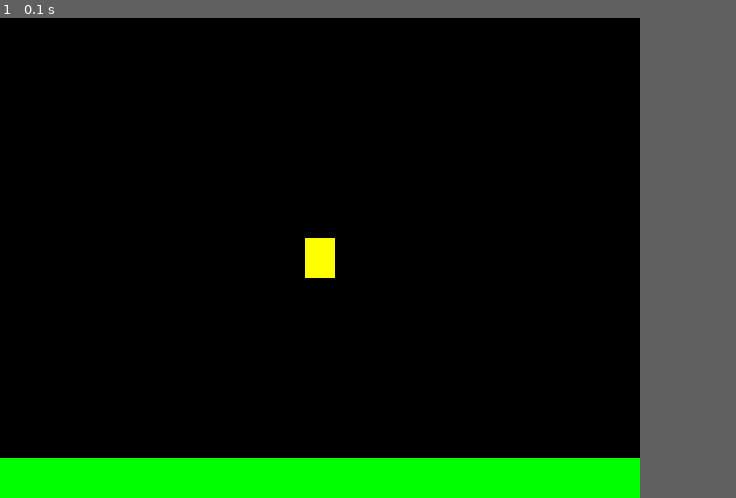
Above: before the commit, frame 1.
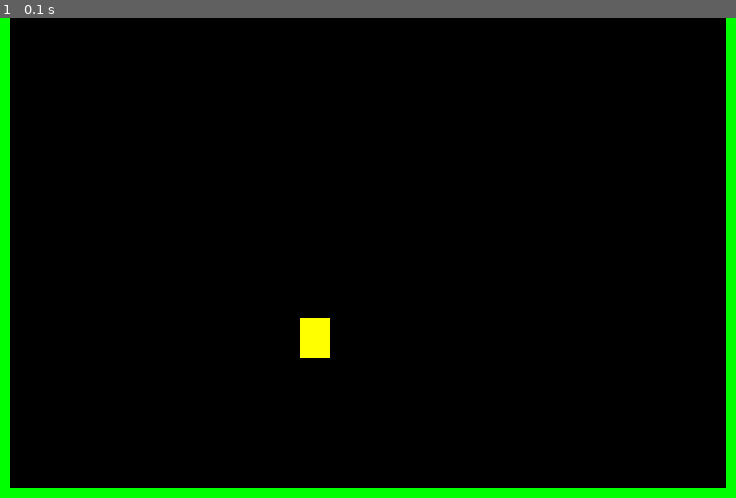
Above: after the commit, the same moment.

Repository: PygameIAV2021/PygameSascha
Game: pygame game, started from main.py
Same seed, same stepped clock (60 frames per second), same inputs: the game is played once before the commit and once after it.
Inputs:
- Up to frame 1 (0.1 s): no input
In our replay, the window is 640x480 before the commit and 736x480 after it. These sizes can differ from the game's own. Grey fills any space a smaller window leaves; there, only what the larger window draws over its background counts as a difference.

The runs differ from the first frame. In frame 1, 8.9% of the frame differs, in the area x 0-100%, y 0-100%.

Commit message:
walls added

Diff:
--- a/main.py
+++ b/main.py
@@ -2,6 +2,7 @@
 
 import pygame
 import random
+import sys
 from settings import *
 from sprite import *
 
@@ -13,17 +14,38 @@
         self.screen = pg.display.set_mode((WIDTH, HEIGHT))
         pg.display.set_caption(TITLE)
         self.clock = pg.time.Clock()
+        self.load_data()
         self.gamestatus = True
+
+    def load_data(self):
+        pass
 
     def new(self):
         # Start a new game
         self.all_sprites = pg.sprite.Group()
-        self.platforms = pg.sprite.Group()
-        self.player = Player()
-        self.all_sprites.add(self.player)
-        p1 = Platform(0, HEIGHT - 40, WIDTH, 40)
-        self.all_sprites.add(p1)
-        self.platforms.add(p1)
+
+        self.walls = pg.sprite.Group()
+
+        floor_block = Wall(0, HEIGHT - 10, WIDTH, 10)
+        right_block = Wall(WIDTH - 10, 0, 10, HEIGHT)
+        left_block = Wall(0, 0, 10, HEIGHT)
+
+        self.all_sprites.add(floor_block, right_block, left_block)
+        self.walls.add(floor_block, right_block, left_block)
+
+        self.player = Player(self, 300, 300)
+
+
+        # self.bullets = pg.sprite.Group()
+        # self.mob = Mob()
+        # self.all_sprites.add(self.mob)
+
+
+
+        # self.bullet = Bullet()
+        # self.all_sprites.add(self.bullet)
+        # self.bullets.add(self.bullet)
+
         self.run()
 
     def run(self):
@@ -34,6 +56,10 @@
             self.events()
             self.update()
             self.draw()
+
+    def quit(self):
+        pg.quit()
+        sys.exit()
 
     def update(self):
         # Game loop - update
@@ -47,6 +73,11 @@
                 if self.playing:
                     self.playing = False
                 self.gamestatus = False
+            elif event.type == pg.KEYDOWN:
+                if event.key == pg.K_ESCAPE:
+                    self.quit()
+                # if event.type == pg.K_SPACE:
+                    # self.player.shoot()
 
     def draw(self):
         # Game loop - draw
--- a/settings.py
+++ b/settings.py
@@ -3,15 +3,14 @@
 TITLE = " Worms!"
 
 # Display Surface
-WIDTH = 640
+WIDTH = 736
 HEIGHT = 480
 HSW = WIDTH / 2
 HSH = HEIGHT / 2
 FPS = 60
 
-# Player properties
-PLAYER_ACC = 0.5
-PLAYER_FRICTION = -0.12
+SPEED = 1
+JUMP_POWER = 15
 
 # Colors
 BLACK   = ( 0, 0, 0)
@@ -20,3 +19,4 @@
 GREEN   = ( 0, 255, 0)
 BLUE    = ( 0, 0, 255)
 YELLOW  = (255, 255, 0)
+LIGHTGREY = (100, 100, 100)
--- a/sprite.py
+++ b/sprite.py
@@ -1,30 +1,64 @@
 # Sprite classes for main.py
 import pygame as pg
+import random
 from settings import *
 vec = pg.math.Vector2
 
 class Player(pg.sprite.Sprite):
-    def __init__(self):
-        pg.sprite.Sprite.__init__(self)
+    def __init__(self, game, x, y):
+        self.groups = game.all_sprites
+        pg.sprite.Sprite.__init__(self, self.groups)
+        self.game = game
         self.image = pg.Surface((30, 40))
         self.image.fill(YELLOW)
         self.rect = self.image.get_rect()
-        self.rect.center = (WIDTH / 2, HEIGHT / 2)
-        self.vx = 0
-        self.vy = 0
+        # self.rect.x = random.randrange(WIDTH - self.rect.width)
+        # self.rect.bottom = HEIGHT - 50
+        self.rect.x = x
+        self.rect.y = y
+
+        self.change_x = 0
+        self.change_y = 0
+
+    def move(self, event):
+        if event.type == pg.KEYDOWN:
+            if event.key == pg.K_LEFT:
+                self.change_x = -SPEED
+            elif event.key == pg.K_RIGHT:
+                self.change_x = SPEED
+            elif event.key == pg.K_SPACE:
+                self.change_y = JUMP_POWER
 
     def update(self):
-        self.vx = 0
-        keys = pg.key.get_pressed()
-        if keys[pg.K_LEFT]:
-            self.vx = -5
-        if keys[pg.K_RIGHT]:
-            self.vx = 5
+        self.rect = self.rect.move(self.change_x, 0)
+        self.rect.x += self.change_x
 
-        self.rect.x += self.vx
-        self.rect.y += self.vy
 
-class Platform(pg.sprite.Sprite):
+        # self.rect.x += self.x
+        # self.rect.y += self.y
+
+    # def shoot(self):
+        # bullet = Bullet(self.rect.centerx, self.rect.top)
+        # all_sprites.add(bullet)
+        # bullets.add(bullet)
+
+class Bullet(pg.sprite.Sprite):
+    def __init__(self, x, y):
+        pg.sprite.Sprite.__init__(self)
+        self.image = pg.Surface((10, 10))
+        self.image.fill(GREEN)
+        self.rect = self.image.get_rect()
+        self.rect.bottom = y
+        self.rect.centerx = x
+        self.y = -10
+
+    def update(self):
+        self.rect.y += self.y
+
+        if self.rect.bottom < 0:
+            self.kill()
+
+class Wall(pg.sprite.Sprite):
     def __init__(self, x, y, w, h):
         pg.sprite.Sprite.__init__(self)
         self.image = pg.Surface((w, h))
